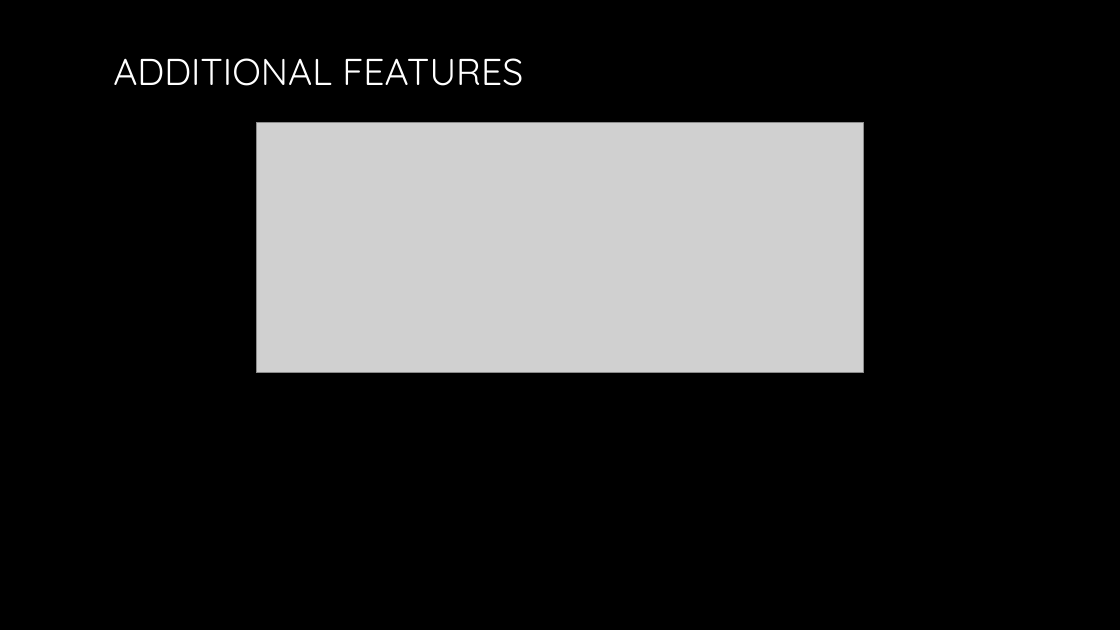
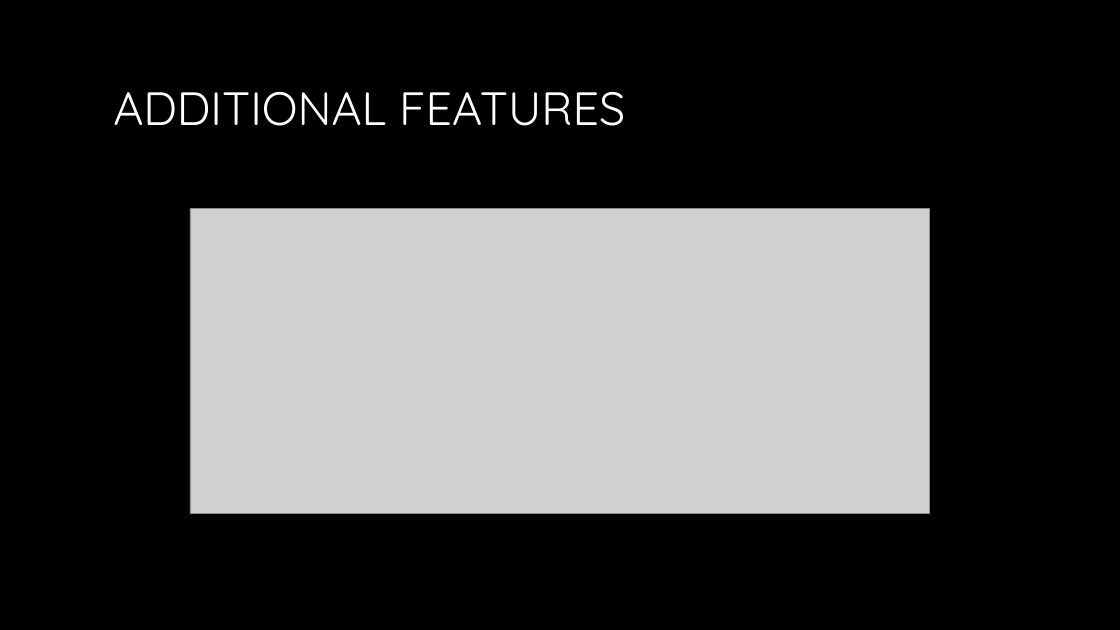
Before and after one commit to greenwind89/yo_557_2015_mt, a slide deck: slide 6 of FinalProject/docs/presentation.pptx (slide 5 before the commit). Drawn at 1120x630 pixels with LibreOffice and Linux fonts; fonts in the diff are those of the drawing; grey boxes stand for pictures; background and template pictures are left out. Boxes give left, top, right and bottom in pixels: in the first picture for what was removed or moved away, otherwise in the second. Text is boxed around its words. In the diff, an @@ line names an element or a change of style, - is before the commit and + after.

```diff
--- a/FinalProject/docs/presentation.pptx
+++ b/FinalProject/docs/presentation.pptx
@@ title "ADDITIONAL FEATURES" moved from (x1=113, y1=58, x2=523, y2=86) to (x1=113, y1=92, x2=625, y2=126) @@
@@ title "ADDITIONAL FEATURES" at (x1=113, y1=92, x2=625, y2=126): size 32 to 40 pt @@
@@ picture resized from (x1=256, y1=122, x2=864, y2=372) to (x1=190, y1=208, x2=930, y2=513) @@
```
Also in this commit, not shown: 4 other slides changed, 3 slides added, 3 slides removed.
